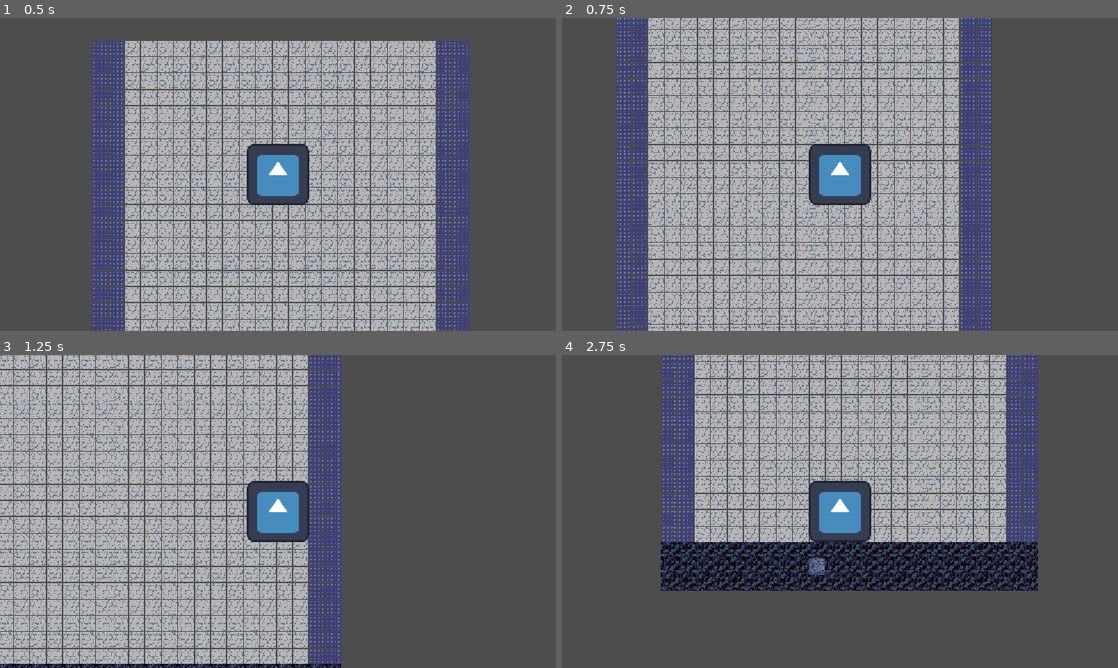
Above: before the commit, frames 1-4 (two rows, left to right).
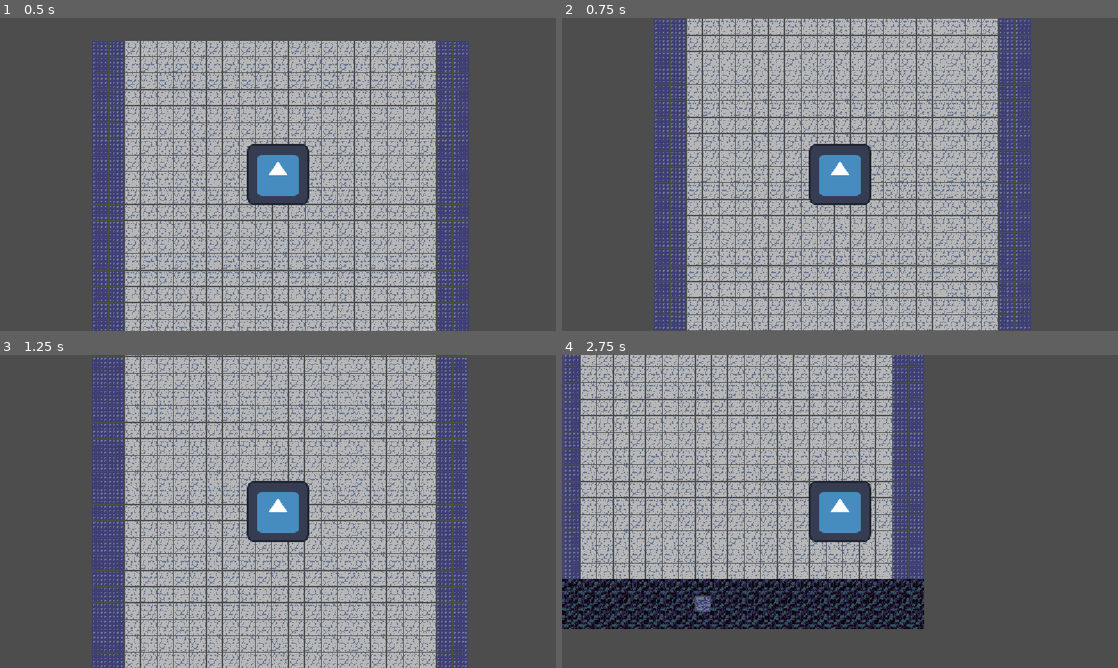
Above: after the commit, the same moments.

Repository: CircuitGuy943/bounce-back
Game: Godot game, scene res://Map.tscn
Two runs of this game, one before a commit and one after it. Both use one fixed random seed, a clock stepped at 60 frames per second and the inputs below. The project has no main scene, so this scene is started directly. The engine's default icon, where the game draws it, is replaced by a stand-in: a white triangle on a blue panel in a dark square.
Inputs:
- Up to frame 1 (0.5 s): no input
- Up to frame 2 (0.75 s): hold D (right) from 0.53 s (still down); hold Space (jump) from 0.53 s (still down)
- Up to frame 3 (1.25 s): keep holding D (right); keep holding Space (jump)
- Up to frame 4 (2.75 s): release Space (jump) at 1.28 s; tap Space (jump) at 1.35, 1.52, 1.82 s; release D (right) at 2.03 s; hold A (left) from 2.03 s (still down); hold Space (jump) from 2.03 s (still down)

Frame 1 is identical in both runs. In frame 2, 46% of the frame differs, in the area x 9-85%, y 0-100%; in frame 3, 61%, in the area x 0-85%, y 0-100%; in frame 4, 56%.

Commit message:
update

Diff:
--- a/BounceBack/player.gd
+++ b/BounceBack/player.gd
@@ -13,6 +13,9 @@
 		velocity.x = velocity.x - 1
 	if Input.is_action_pressed("right"):
 		velocity.x = velocity.x + 1
+	if Input.is_action_pressed("jump"):
+		velocity.y -= gravity
+
 
 	if velocity.length() > 0:
 		velocity = velocity.normalized() * speed
